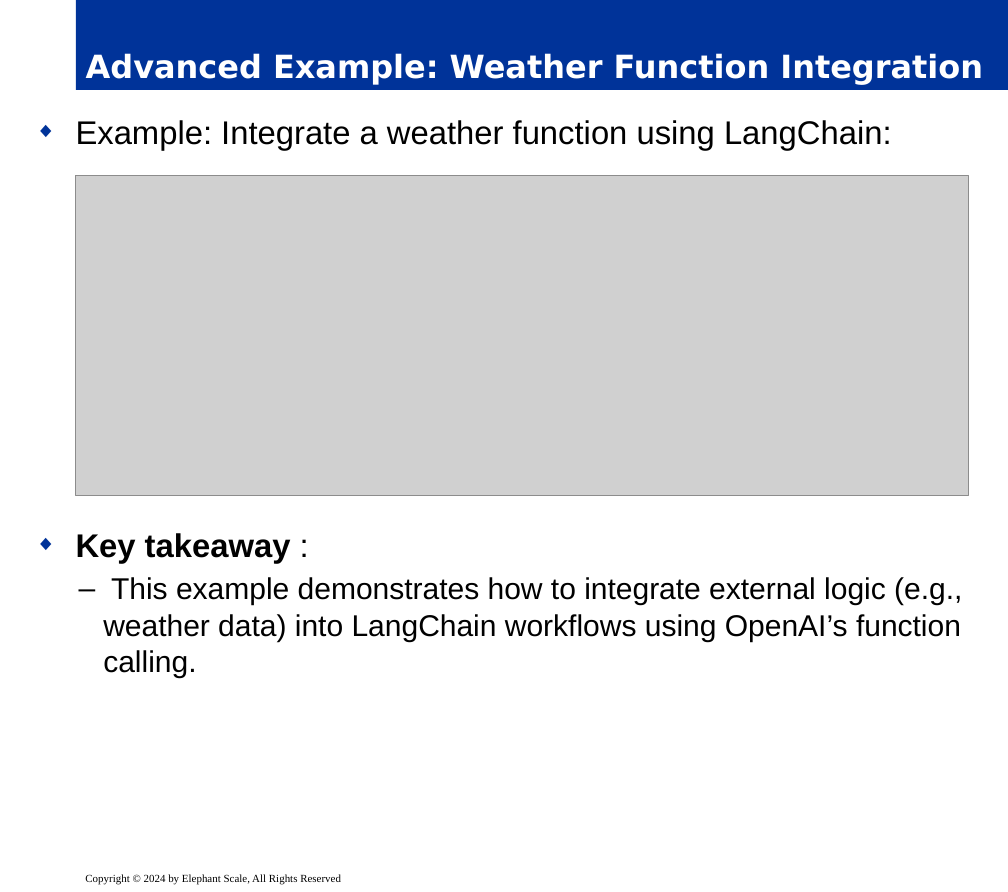
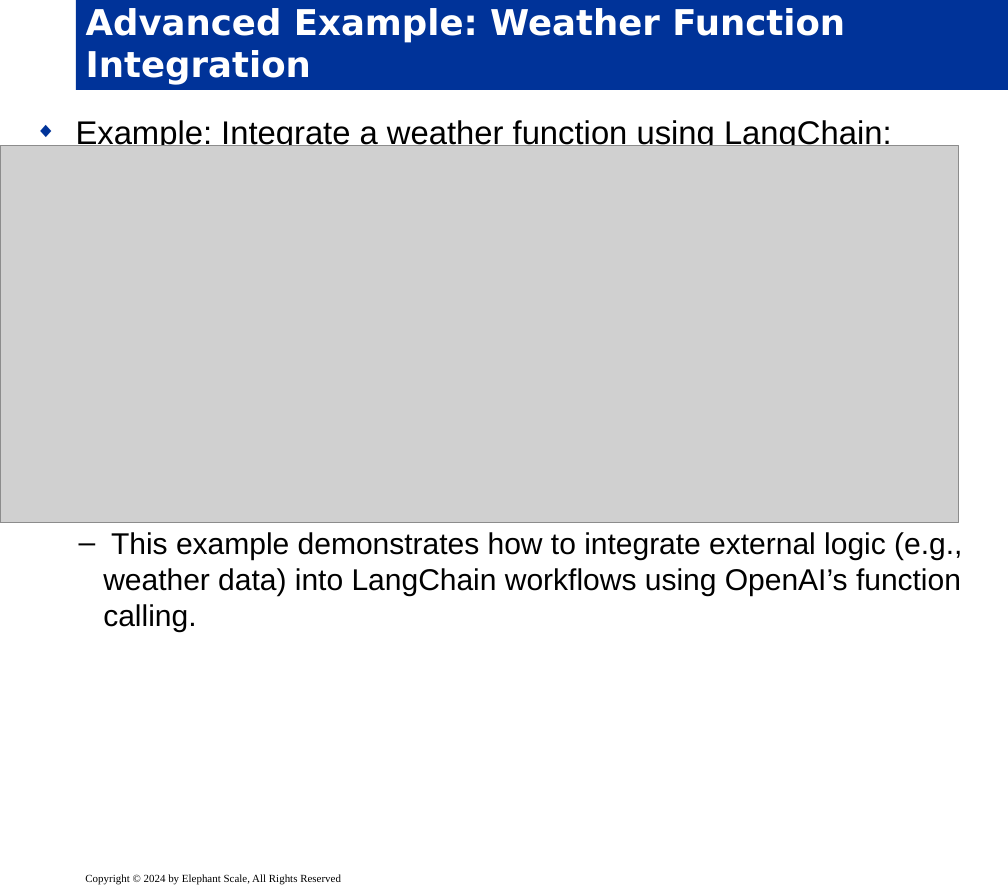
Before and after one commit to elephantscale/es-training-new, a slide deck: slide 23 of building-ai-applications/ready/04__FunctionsToolAgentsLangchain.pptx. Drawn at 1008x892 pixels with LibreOffice and Linux fonts; fonts in the diff are those of the drawing; grey boxes stand for pictures; background and template pictures are left out. Boxes give left, top, right and bottom in pixels: in the first picture for what was removed or moved away, otherwise in the second. Text is boxed around its words. In the diff, an @@ line names an element or a change of style, - is before the commit and + after.

```diff
--- a/building-ai-applications/ready/04__FunctionsToolAgentsLangchain.pptx
+++ b/building-ai-applications/ready/04__FunctionsToolAgentsLangchain.pptx
@@ title "Advanced Example: Weather Function Integration" at bbox=[76, 0, 1008, 89]: size 23.4 to 26 pt @@
@@ text "Example: Integrate a weather function ..." rewrapped from bbox=[76, 120, 962, 678] to bbox=[76, 120, 962, 632] @@
@@ picture: place and size @@
-picture at bbox=[76, 176, 969, 496]
+picture at bbox=[0, 146, 959, 523]
```
Also in this commit, not shown: 27 other slides changed, 5 other files.
